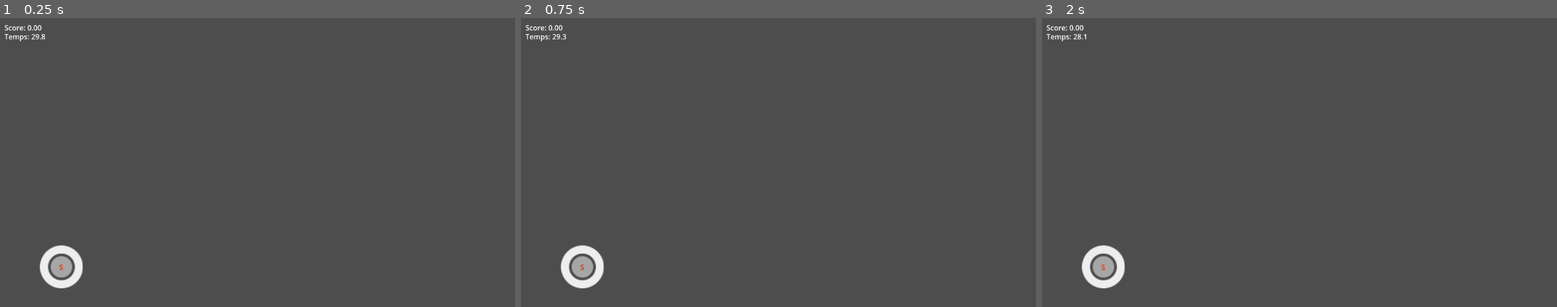
Above: before the commit, frames 1-3 (left to right).
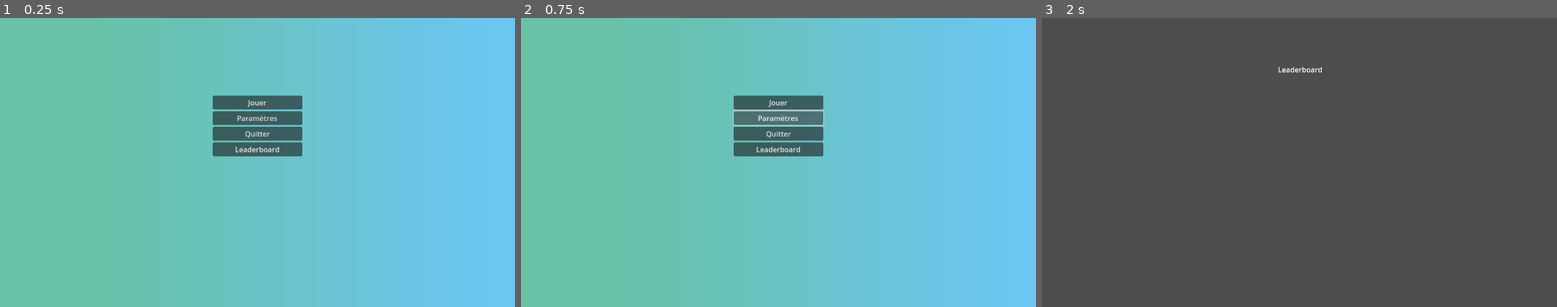
Above: after the commit, the same moments.

Repository: jeanfelixM/Dext
Game: Godot game, scene res://main_menu.tscn
Two runs of this game, one before a commit and one after it. Both use one fixed random seed, a clock stepped at 60 frames per second and the inputs below. Before the commit the project starts from res://main.tscn.
Inputs (mouse positions are in pixels of both pictures, inside the frame that each line leads up to):
- Up to frame 1 (0.25 s): no input
- Up to frame 2 (0.75 s): click (778, 119) at 0.5 s, where only the run after the commit has a clickable "Paramètres"
- Up to frame 3 (2 s): click (1299, 148) at 1.25 s, where only the run after the commit has a clickable "Leaderboard"

The runs differ from the first frame. In frame 1, 97% of the frame differs, in the area x 0-100%, y 0-100%; in frame 2, 98%; in frame 3, 1.1%.

Commit message:
leaderboard, menu, menu echap

Diff:
--- /dev/null
+++ b/VBoxContainer.gd
@@ -0,0 +1,27 @@
+extends Control
+
+var scores = []
+
+func _ready():
+	charger_scores()
+	afficher_scores()
+
+func charger_scores():
+	var file = FileAccess.open("user://scores.json", FileAccess.ModeFlags.READ)
+	if file:
+		var content = file.get_as_text()
+		file.close()
+		scores = JSON.parse_string(content)
+	else:
+		scores = []
+
+func afficher_scores():
+	var vbox = $VBoxContainer  # Assurez-vous que le chemin est correct
+	for score_entry in scores:
+		var score_label = Label.new()
+		score_label.text = "Score: %.2f" % [score_entry["score"]]
+		vbox.add_child(score_label)
+
+func _on_BackButton_pressed():
+	# Retourner au menu principal
+	get_tree().change_scene("res://MainMenu.tscn")
--- a/circle.gd
+++ b/circle.gd
@@ -38,9 +38,9 @@
 
 func jouer_animation():
 	var tween = create_tween()
-	tween.tween_property(self, "scale", Vector2(1.5, 1.5), 0.1)
-	tween.tween_property(self, "scale", Vector2(0, 0), 0.1)
-	tween.tween_property($KeyLabel, "modulate:a", 0.0, 0.1)
+	tween.tween_property(self, "scale", Vector2(1.16, 1.16), 0.08)
+	tween.tween_property(self, "scale", Vector2(0, 0), 0.08)
+	tween.tween_property($KeyLabel, "modulate:a", 0, 0.08)
 	tween.tween_callback(animation_terminee)
 
 func animation_terminee():
--- /dev/null
+++ b/gamescene.gd
@@ -0,0 +1,192 @@
+extends Node2D
+
+var score = 0
+var temps_restant = 30  # Durée du jeu en secondes
+var cercle_actuel = null
+var touches_possibles = []
+var jeu_en_cours = true
+var start_time = 0.0
+var errors = 0
+var reaction_times = []
+var totalpress = 0
+var rightpress = 0
+var duree_tot
+var scores = []
+
+func charger_scores():
+	var file = FileAccess.open("user://scores.json", FileAccess.ModeFlags.READ)
+	if file:
+		var content = file.get_as_text()
+		file.close()
+		scores = JSON.parse_string(content)
+	else:
+		# Si le fichier n'existe pas, initialiser une liste vide
+		scores = []
+
+
+func _ready():
+	# Initialisation des touches possibles (A à Z)
+	for i in range(26):
+		touches_possibles.append('A')
+		touches_possibles.append('Z')
+		touches_possibles.append('E')
+		touches_possibles.append('R')
+		touches_possibles.append('Q')
+		touches_possibles.append('D')
+		touches_possibles.append('F')
+		touches_possibles.append('S')
+
+	# Démarrage du jeu
+	charger_scores()
+	demarrer_jeu(30)
+
+func demarrer_jeu(duration):
+	$BackgroundMusic.play()
+	rightpress = 0
+	totalpress = 0
+	score = 0
+	duree_tot = duration
+	temps_restant = duree_tot
+	errors = 0
+	reaction_times = []
+	jeu_en_cours = true
+	mettre_a_jour_score()
+	mettre_a_jour_temps()
+	generer_nouveau_cercle()
+	# Démarrer un timer pour le décompte du temps
+	var timer = $Timer
+	timer.wait_time = 0.1
+	timer.timeout.connect(_on_Timer_timeout)
+	add_child(timer)
+	timer.start()
+
+func mettre_a_jour_score():
+	score = rightpress * (float(rightpress) / max(totalpress,1))
+	get_node("LabelScore").text = "Score: %.2f" % score
+
+func mettre_a_jour_temps():
+	get_node("LabelTime").text = "Temps: %.1f" % temps_restant
+
+func generer_nouveau_cercle():
+	var cercle_scene = load("res://Circle.tscn")
+	cercle_actuel = cercle_scene.instantiate()
+	add_child(cercle_actuel)
+	cercle_actuel.new_circle(touches_possibles)
+	start_time = Time.get_ticks_msec()
+
+func _on_Timer_timeout():
+	if jeu_en_cours:
+		temps_restant -= 0.1
+		mettre_a_jour_temps()
+		if temps_restant <= 0:
+			jeu_en_cours = false
+			fin_du_jeu()
+
+func _input(event):
+	if event is InputEventKey and event.pressed and not event.echo:
+		if event.is_action_pressed("ui_cancel"):
+			if get_tree().paused:
+				# Reprendre le jeu
+				get_tree().paused = false
+				hide_pause_menu()
+			else:
+				# Mettre en pause
+				get_tree().paused = true
+				show_pause_menu()
+			return  # Ne pas traiter d'autres entrées lors de la mise en pause/reprise
+	if jeu_en_cours and event is InputEventKey and event.pressed and not event.echo:
+		totalpress += 1
+		var touche_presse = OS.get_keycode_string(event.keycode)
+		# Conversion en majuscule pour correspondre aux touches assignées
+		touche_presse = touche_presse.to_upper()
+		if cercle_actuel :
+			if cercle_actuel.est_souris_dessus():
+				if touche_presse == cercle_actuel.obtenir_touche_assignée():
+					rightpress += 1
+					var reaction_time = Time.get_ticks_msec() - start_time
+					reaction_times.append(reaction_time)
+					cercle_actuel.jouer_animation()
+					generer_nouveau_cercle()
+				else:
+					errors += 1
+			else:
+				errors += 1
+		mettre_a_jour_score()
+
+func fin_du_jeu():
+	if cercle_actuel:
+		cercle_actuel.queue_free()
+
+	var label_fin = Label.new()
+	var replay_button = Button.new()
+	var spintime = SpinBox.new()
+	var average_reaction_time = 0.0
+	label_fin.name = "LabelFin"
+	for time in reaction_times:
+		average_reaction_time += time
+	average_reaction_time /= reaction_times.size()
+
+	scores.append({"skill" :score/duree_tot ,"score": score, "time": duree_tot,"error" : errors})
+	scores.sort_custom(_compare_scores)
+	if scores.size() > 10:
+		scores = scores.slice(0, 10)
+	sauvegarder_scores()
+
+	label_fin.text = "Temps écoulé !\nNiveau de skill : %.2f \nScore final : %.2f\nTemps de réaction moyen : %.f ms\nNombre d'erreurs : %d" % [score/duree_tot,score, average_reaction_time, errors]
+	label_fin.position = get_viewport_rect().size / 2
+
+	replay_button.name = "ReplayButton"
+	replay_button.text = "Rejouer"
+	replay_button.position = label_fin.position + Vector2(10, 150)
+	# Connecter le signal
+	replay_button.pressed.connect(_on_ReplayButton_pressed)
+
+	spintime.min_value = 15
+	spintime.max_value = 120
+	spintime.value = 30
+	spintime.name = "SpinTime"
+	spintime.position = replay_button.position + Vector2(0, 40)
+
+	$BackgroundMusic.stop()
+
+	add_child(spintime)
+	add_child(label_fin)
+	add_child(replay_button)
+
+func _compare_scores(a, b):
+	return b["score"] - a["score"]
+
+func sauvegarder_scores():
+	var file = FileAccess.open("user://scores.json", FileAccess.ModeFlags.WRITE)
+	if file:
+		var content = JSON.stringify(scores)
+		file.store_string(content)
+		file.close()
+
+func _on_ReplayButton_pressed():
+	var duration = get_node("SpinTime").value
+	get_node("LabelFin").queue_free()
+	get_node("ReplayButton").queue_free()
+	get_node("SpinTime").queue_free()
+	demarrer_jeu(duration)
+
+func show_pause_menu():
+	$PauseMenuLayer/PauseMenu.visible = true
+
+func hide_pause_menu():
+	$PauseMenuLayer/PauseMenu.visible = false
+
+func _on_resume_button_pressed():
+	get_tree().paused = false
+	hide_pause_menu()
+
+func _on_settings_button_pressed():
+	# Code pour les paramètres
+	pass
+
+func _on_main_menu_button_pressed():
+	get_tree().paused = false
+	get_tree().change_scene_to_file("res://main_menu.tscn")
+
+func _on_quit_button_pressed():
+	get_tree().quit()
--- /dev/null
+++ b/gamescene.tscn
@@ -0,0 +1,42 @@
+[gd_scene load_steps=4 format=3 uid="uid://dtm7fwy4yiox7"]
+
+[ext_resource type="Script" path="res://gamescene.gd" id="1_mxx6g"]
+[ext_resource type="AudioStream" uid="uid://domfpt8h6nrdi" path="res://miaw miaw miaw song sad (lyrics video visual).wav" id="2_8wg1u"]
+[ext_resource type="PackedScene" uid="uid://dtx75dqoxfqd8" path="res://pause_menu_layer.tscn" id="3_1em7v"]
+
+[node name="GameScene" type="Node2D"]
+script = ExtResource("1_mxx6g")
+
+[node name="LabelScore" type="Label" parent="."]
+offset_left = 10.0
+offset_top = 10.0
+offset_right = 71.0
+offset_bottom = 33.0
+text = "Score: 0"
+
+[node name="LabelTime" type="Label" parent="."]
+offset_left = 10.0
+offset_top = 30.0
+offset_right = 89.0
+offset_bottom = 53.0
+text = "Temps: 30"
+
+[node name="Timer" type="Timer" parent="."]
+
+[node name="BackgroundMusic" type="AudioStreamPlayer2D" parent="."]
+stream = ExtResource("2_8wg1u")
+volume_db = -24.07
+
+[node name="EndMusic" type="AudioStreamPlayer2D" parent="."]
+
+[node name="PauseMenuLayer" parent="." instance=ExtResource("3_1em7v")]
+
+[node name="PauseMenu" parent="PauseMenuLayer" index="0"]
+visible = false
+
+[connection signal="pressed" from="PauseMenuLayer/PauseMenu/ButtonContainer/ResumeButton" to="." method="_on_resume_button_pressed"]
+[connection signal="pressed" from="PauseMenuLayer/PauseMenu/ButtonContainer/SettingsButton" to="." method="_on_settings_button_pressed"]
+[connection signal="pressed" from="PauseMenuLayer/PauseMenu/ButtonContainer/MainMenuButton" to="." method="_on_main_menu_button_pressed"]
+[connection signal="pressed" from="PauseMenuLayer/PauseMenu/ButtonContainer/QuitButton" to="." method="_on_quit_button_pressed"]
+
+[editable path="PauseMenuLayer"]
--- /dev/null
+++ b/leaderboard.gd
@@ -0,0 +1,27 @@
+extends Control
+
+var scores = []
+
+func _ready():
+	charger_scores()
+	afficher_scores()
+
+func charger_scores():
+	var file = FileAccess.open("user://scores.json", FileAccess.ModeFlags.READ)
+	if file:
+		var content = file.get_as_text()
+		file.close()
+		scores = JSON.parse_string(content)
+	else:
+		scores = []
+
+func afficher_scores():
+	var vbox = $VBoxContainer  # Assurez-vous que le chemin est correct
+	for score_entry in scores:
+		var score_label = Label.new()
+		score_label.text = "Skill: %.2f, Score: %.2f, Error: %f, Time: %.2f" % [score_entry["skill"],score_entry["score"],score_entry["error"],score_entry["time"]]
+		vbox.add_child(score_label)
+
+func _on_BackButton_pressed():
+	# Retourner au menu principal
+	get_tree().change_scene("res://MainMenu.tscn")
--- /dev/null
+++ b/leaderboard.tscn
@@ -0,0 +1,28 @@
+[gd_scene load_steps=2 format=3 uid="uid://bqpdbv5p4iplt"]
+
+[ext_resource type="Script" path="res://leaderboard.gd" id="1_w41lm"]
+
+[node name="Leaderboard" type="Control"]
+layout_mode = 3
+anchors_preset = 0
+offset_right = 40.0
+offset_bottom = 40.0
+script = ExtResource("1_w41lm")
+
+[node name="VBoxContainer" type="VBoxContainer" parent="."]
+layout_mode = 1
+anchors_preset = -1
+anchor_right = 28.8
+anchor_bottom = 16.2
+offset_left = 464.0
+offset_top = 160.0
+offset_right = -448.0
+offset_bottom = -136.0
+
+[node name="Label" type="Label" parent="."]
+layout_mode = 0
+offset_left = 528.0
+offset_top = 104.0
+offset_right = 628.0
+offset_bottom = 136.0
+text = "Leaderboard"
--- a/main.gd
+++ /dev/null
@@ -1,131 +0,0 @@
-extends Node2D
-var score = 0
-var temps_restant = 30  # Durée du jeu en secondes
-var cercle_actuel = null
-var touches_possibles = []
-var jeu_en_cours = true
-var start_time = 0.0
-var errors = 0
-var reaction_times = []
-var totalpress = 0
-var rightpress = 0
-var duree_tot
-
-func _ready():
-	# Initialisation des touches possibles (A à Z)
-	for i in range(26):
-		touches_possibles.append('A')
-		touches_possibles.append('Z')
-		touches_possibles.append('E')
-		touches_possibles.append('R')
-		touches_possibles.append('Q')
-		touches_possibles.append('D')
-		touches_possibles.append('F')
-		touches_possibles.append('S')
-
-	# Démarrage du jeu
-	demarrer_jeu(30)
-
-func demarrer_jeu(duration):
-	rightpress = 0
-	totalpress = 0
-	score = 0
-	duree_tot = duration
-	temps_restant = duree_tot
-	errors = 0
-	reaction_times = []
-	jeu_en_cours = true
-	mettre_a_jour_score()
-	mettre_a_jour_temps()
-	generer_nouveau_cercle()
-	# Démarrer un timer pour le décompte du temps
-	var timer = $Timer
-	timer.wait_time = 0.1
-	timer.timeout.connect(_on_Timer_timeout)
-	add_child(timer)
-	timer.start()
-
-
-func mettre_a_jour_score():
-	score = rightpress * (float(rightpress) / max(totalpress,1))
-	get_node("LabelScore").text = "Score: %.2f" % score
-
-func mettre_a_jour_temps():
-	get_node("LabelTime").text = "Temps: %.1f" % temps_restant
-
-func generer_nouveau_cercle():
-
-	var cercle_scene = load("res://Circle.tscn")
-	cercle_actuel = cercle_scene.instantiate()
-	add_child(cercle_actuel)
-	cercle_actuel.new_circle(touches_possibles)
-	start_time = Time.get_ticks_msec()
-
-func _on_Timer_timeout():
-	if jeu_en_cours:
-		temps_restant -= 0.1
-		mettre_a_jour_temps()
-		if temps_restant <= 0:
-			jeu_en_cours = false
-			fin_du_jeu()
-
-func _input(event):
-	if jeu_en_cours and event is InputEventKey and event.pressed and not event.echo:
-		totalpress += 1
-		var touche_presse = OS.get_keycode_string(event.keycode)
-		# Conversion en majuscule pour correspondre aux touches assignées
-		touche_presse = touche_presse.to_upper()
-		if cercle_actuel :
-			if cercle_actuel.est_souris_dessus():
-				if touche_presse == cercle_actuel.obtenir_touche_assignée():
-					rightpress += 1
-					var reaction_time = Time.get_ticks_msec() - start_time
-					reaction_times.append(reaction_time)
-					cercle_actuel.jouer_animation()
-					generer_nouveau_cercle()
-				else:
-					errors += 1
-			else:
-				errors += 1
-		mettre_a_jour_score()
-
-func fin_du_jeu():
-	if cercle_actuel:
-		cercle_actuel.queue_free()
-
-	var label_fin = Label.new()
-	var replay_button = Button.new()
-	var spintime = SpinBox.new()
-	var average_reaction_time = 0.0
-	label_fin.name = "LabelFin"
-	for time in reaction_times:
-		average_reaction_time += time
-	average_reaction_time /= reaction_times.size()
-
-	label_fin.text = "Temps écoulé !\nNiveau de skill : %.2f \nScore final : %.2f\nTemps de réaction moyen : %.f ms\nNombre d'erreurs : %d" % [score/duree_tot,score, average_reaction_time, errors]
-	label_fin.position = get_viewport_rect().size / 2
-
-
-
-	replay_button.name = "ReplayButton"
-	replay_button.text = "Rejouer"
-	replay_button.position = label_fin.position + Vector2(10, 150)
-	# Connecter le signal
-	replay_button.pressed.connect(_on_ReplayButton_pressed)
-
-	spintime.min_value = 15
-	spintime.max_value = 120
-	spintime.value = 30
-	spintime.name = "SpinTime"
-	spintime.position = replay_button.position + Vector2(0, 40)
-
-	add_child(spintime)
-	add_child(label_fin)
-	add_child(replay_button)
-
-func _on_ReplayButton_pressed():
-	var duration = get_node("SpinTime").value
-	get_node("LabelFin").queue_free()
-	get_node("ReplayButton").queue_free()
-	get_node("SpinTime").queue_free()
-	demarrer_jeu(duration)
--- a/main.tscn
+++ /dev/null
@@ -1,22 +0,0 @@
-[gd_scene load_steps=2 format=3 uid="uid://dtm7fwy4yiox7"]
-
-[ext_resource type="Script" path="res://main.gd" id="1_vskkb"]
-
-[node name="Main" type="Node2D"]
-script = ExtResource("1_vskkb")
-
-[node name="LabelScore" type="Label" parent="."]
-offset_left = 10.0
-offset_top = 10.0
-offset_right = 71.0
-offset_bottom = 33.0
-text = "Score: 0"
-
-[node name="LabelTime" type="Label" parent="."]
-offset_left = 10.0
-offset_top = 30.0
-offset_right = 89.0
-offset_bottom = 53.0
-text = "Temps: 30"
-
-[node name="Timer" type="Timer" parent="."]
--- /dev/null
+++ b/main_menu.gd
@@ -0,0 +1,33 @@
+extends Control
+
+
+# Called when the node enters the scene tree for the first time.
+func _ready():
+	pass # Replace with function body.
+
+
+# Called every frame. 'delta' is the elapsed time since the previous frame.
+func _process(delta):
+	pass
+
+
+func _on_play_button_pressed():
+	var game_scene = preload("res://gamescene.tscn").instantiate()
+	game_scene.errors = 1
+	get_tree().change_scene_to_file("res://gamescene.tscn")
+
+
+
+
+
+
+func _on_settings_button_pressed():
+	pass # Replace with function body.
+
+
+func _on_quit_button_pressed():
+	get_tree().quit()
+
+
+func _on_leaderboard_pressed():
+	get_tree().change_scene_to_file("res://Leaderboard.tscn")
--- /dev/null
+++ b/main_menu.tscn
@@ -0,0 +1,61 @@
+[gd_scene load_steps=4 format=3 uid="uid://kh8h3tgcfiy7"]
+
+[ext_resource type="Script" path="res://main_menu.gd" id="1_mr77d"]
+
+[sub_resource type="Gradient" id="Gradient_rije7"]
+interpolation_mode = 2
+offsets = PackedFloat32Array(0.172619, 1)
+colors = PackedColorArray(0.413784, 0.760641, 0.662593, 1, 0.42056, 0.778301, 0.951745, 1)
+
+[sub_resource type="GradientTexture1D" id="GradientTexture1D_1bcwt"]
+gradient = SubResource("Gradient_rije7")
+
+[node name="MainMenu" type="Control"]
+layout_mode = 3
+anchors_preset = 0
+offset_right = 40.0
+offset_bottom = 40.0
+script = ExtResource("1_mr77d")
+
+[node name="TextureRect" type="TextureRect" parent="."]
+layout_mode = 1
+anchors_preset = -1
+anchor_right = 28.8
+anchor_bottom = 16.2
+grow_horizontal = 2
+grow_vertical = 2
+texture = SubResource("GradientTexture1D_1bcwt")
+
+[node name="VBoxContainer" type="VBoxContainer" parent="."]
+layout_mode = 1
+anchors_preset = -1
+anchor_right = 28.8
+anchor_bottom = 16.2
+offset_left = 476.0
+offset_top = 174.0
+offset_right = -476.0
+offset_bottom = -174.0
+grow_horizontal = 2
+grow_vertical = 2
+
+[node name="PlayButton" type="Button" parent="VBoxContainer"]
+layout_mode = 2
+text = "Jouer
+"
+
+[node name="SettingsButton" type="Button" parent="VBoxContainer"]
+layout_mode = 2
+text = "Paramètres"
+
+[node name="QuitButton" type="Button" parent="VBoxContainer"]
+layout_mode = 2
+text = "Quitter"
+
+[node name="Leaderboard" type="Button" parent="VBoxContainer"]
+layout_mode = 2
+text = "Leaderboard"
+
+[connection signal="pressed" from="VBoxContainer/PlayButton" to="." method="_on_play_button_pressed"]
+[connection signal="pressed" from="VBoxContainer/SettingsButton" to="." method="_on_settings_button_pressed"]
+[connection signal="pressed" from="VBoxContainer/QuitButton" to="." method="_on_quit_button_pressed"]
+[connection signal="pressed" from="VBoxContainer/Leaderboard" to="." method="_on_leaderboard_pressed"]
--- /dev/null
+++ b/pause_menu_layer.tscn
@@ -0,0 +1,51 @@
+[gd_scene format=3 uid="uid://dtx75dqoxfqd8"]
+
+[node name="PauseMenuLayer" type="CanvasLayer"]
+
+[node name="PauseMenu" type="Control" parent="."]
+process_mode = 2
+layout_mode = 3
+anchors_preset = 15
+anchor_right = 1.0
+anchor_bottom = 1.0
+grow_horizontal = 2
+grow_vertical = 2
+
+[node name="Background" type="ColorRect" parent="PauseMenu"]
+layout_mode = 1
+anchors_preset = 15
+anchor_right = 1.0
+anchor_bottom = 1.0
+grow_horizontal = 2
+grow_vertical = 2
+color = Color(0, 0, 0, 0.584314)
+
+[node name="ButtonContainer" type="VBoxContainer" parent="PauseMenu"]
+layout_mode = 1
+anchors_preset = -1
+anchor_left = 0.5
+anchor_top = 0.5
+anchor_right = 0.5
+anchor_bottom = 0.5
+offset_left = -100.0
+offset_top = -150.0
+offset_right = 100.0
+offset_bottom = 150.0
+grow_horizontal = 2
+grow_vertical = 2
+
+[node name="ResumeButton" type="Button" parent="PauseMenu/ButtonContainer"]
+layout_mode = 2
+text = "Reprendre"
+
+[node name="SettingsButton" type="Button" parent="PauseMenu/ButtonContainer"]
+layout_mode = 2
+text = "Paramètres"
+
+[node name="MainMenuButton" type="Button" parent="PauseMenu/ButtonContainer"]
+layout_mode = 2
+text = "Menu Principal"
+
+[node name="QuitButton" type="Button" parent="PauseMenu/ButtonContainer"]
+layout_mode = 2
+text = "Quitter le Jeu"
--- a/project.godot
+++ b/project.godot
@@ -11,6 +11,6 @@
 [application]
 
 config/name="Dext"
-run/main_scene="res://main.tscn"
+run/main_scene="res://main_menu.tscn"
 config/features=PackedStringArray("4.2", "Forward Plus")
 config/icon="res://icon.svg"
Binary file added: 00062-2623081140.png
Not shown, added: 00062-2623081140.png.import
Binary file added: 0602330811171-web-tete.jpg
Not shown, added: 0602330811171-web-tete.jpg.import
Not shown, added: miaw miaw miaw song sad (lyrics video visual).wav.import
Not shown, added: gam3DE5.tmp
Not shown, added: gamBBFD.tmp
Not shown, added: miaw miaw miaw song sad (lyrics video visual).wav
